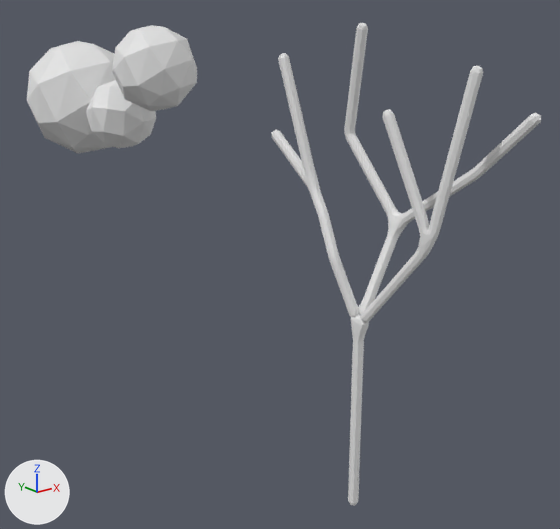
Renders of the Blender file billstree/billstree .blend from each side of a commit.
Before and after are seen from a 50 mm camera at (-24.5, -24.6, 23.7) aimed at (2.9, 9.6, 10.1). Arrows for +X, +Y and +Z are at lower left; the lights stay in place.
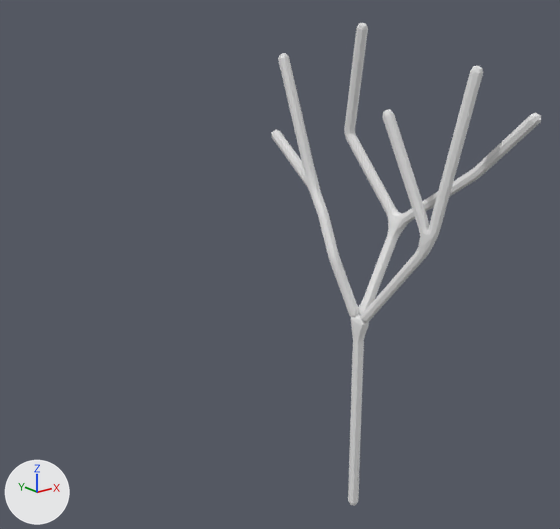
Boxes (x1, y1, x2, y2) around the edits, measured in the pictures (560 x 529 px):
'Sphere.004', deleted: before (27, 41, 116, 153)
'Sphere.003', deleted: before (112, 25, 197, 111)
'Sphere.002', deleted: before (86, 80, 156, 148)

The change, as a list of edits to the scene's bpy script:
```text
Remove ob_sphere_002:
    ob_sphere_002 = bpy.data.objects.new('Sphere.002', me_sphere_006)
    ob_sphere_002.parent = ob_tree
    ob_sphere_002.location = (-0.0203, 22.85, 17.88)
    _m = ob_sphere_002.modifiers.new('Decimate', 'DECIMATE')
    _m.ratio = 0.07
Remove ob_sphere_003:
    ob_sphere_003 = bpy.data.objects.new('Sphere.003', me_sphere_007)
    ob_sphere_003.parent = ob_tree
    ob_sphere_003.location = (-0.0103, 18.13, 21.02)
    _m = ob_sphere_003.modifiers.new('Decimate', 'DECIMATE')
    _m.ratio = 0.07
Remove ob_sphere_004:
    ob_sphere_004 = bpy.data.objects.new('Sphere.004', me_sphere_008)
    ob_sphere_004.parent = ob_tree
    ob_sphere_004.location = (-0.0103, 28.46, 18.54)
    ob_sphere_004.scale = (1.54, 1.54, 1.54)
    _m = ob_sphere_004.modifiers.new('Decimate', 'DECIMATE')
    _m.ratio = 0.07
```
